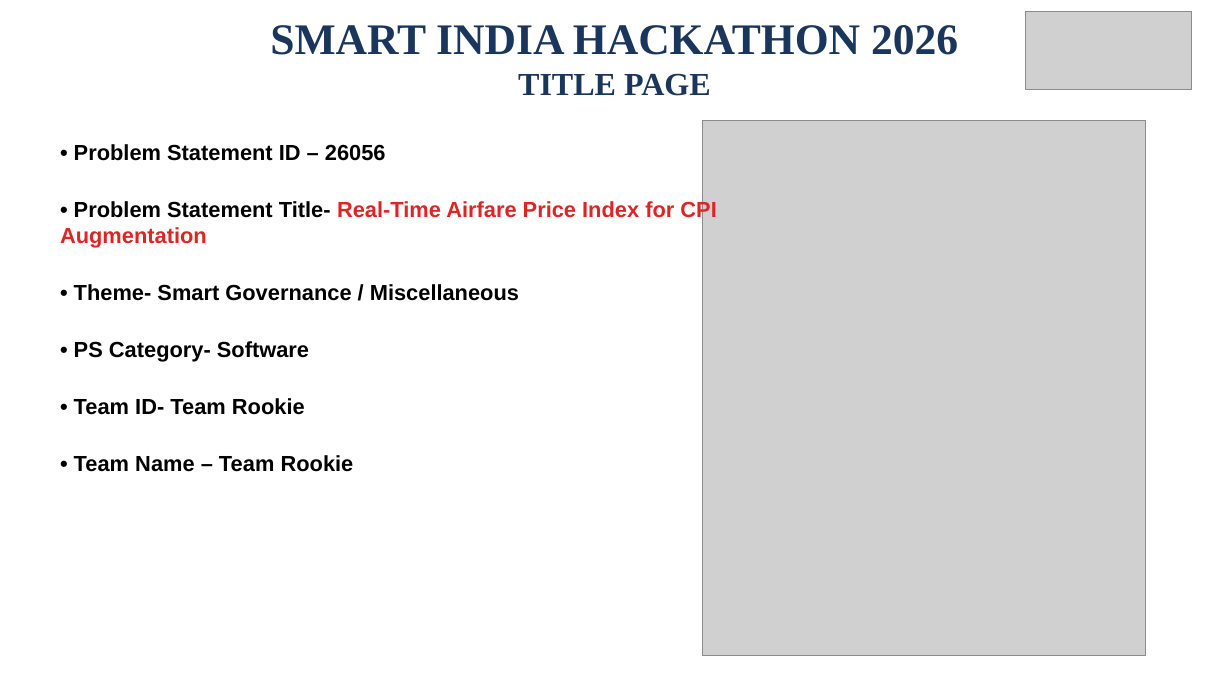
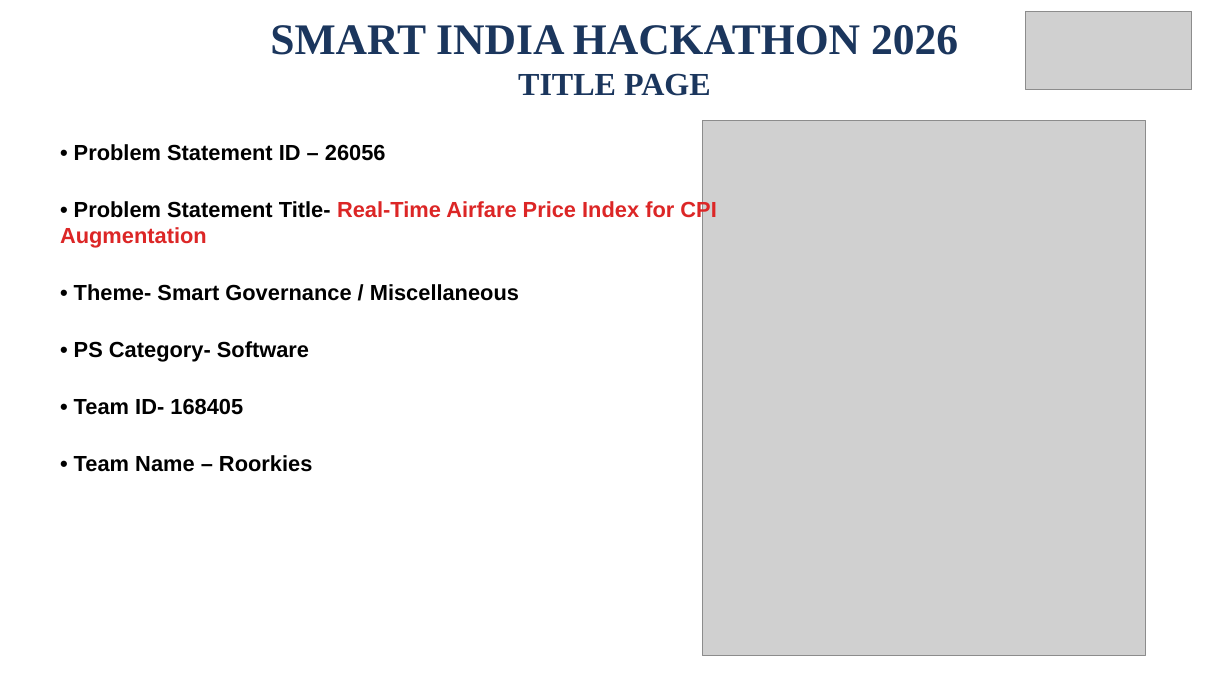
Before and after one commit to oshshivish-tech/sih26056_airfare_cpi, a slide deck: slide 1 of public/AirIntel_India_SIH26056_Presentation.pptx. Drawn at 1232x693 pixels with LibreOffice and Linux fonts; fonts in the diff are those of the drawing; grey boxes stand for pictures. Boxes give left, top, right and bottom in pixels: in the first picture for what was removed or moved away, otherwise in the second. Text is boxed around its words. In the diff, an @@ line names an element or a change of style, - is before the commit and + after.

Commit message:
feat(presentation): update team name to Roorkies and team ID to 168405 across slides and dashboard

```diff
--- a/public/AirIntel_India_SIH26056_Presentation.pptx
+++ b/public/AirIntel_India_SIH26056_Presentation.pptx
@@ text at (x1=74, y1=398, x2=312, y2=472): text changed @@
-• Team ID- Team Rookie
-• Team Name – Team Rookie
+• Team ID- 168405
+• Team Name – Roorkies
```
Also in this commit, not shown: 5 other slides changed, 11 other files.
